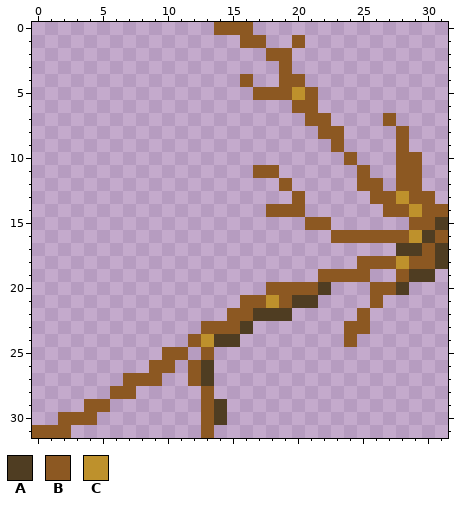
A pixel-art sprite gets an edit: resources/plant_parts/branch5.png. Above: the version before the commit.
The file is 32x32 pixels.
Palette (. is transparent): A #4f3d22  B #8c5822  C #be912c
Pixels before, first column x 0:
 0 ..............BBB...............
 1 ................BB..B...........
 2 ..................BB............
 3 ...................B............
 4 ................B..BB...........
 5 .................BBBCB..........
 6 ....................BB..........
 7 .....................BB....B....
 8 ......................BB....B...
 9 .......................B....B...
10 ........................B...BB..
11 .................BB......B..BB..
12 ...................B.....BB.BB..
13 ....................B.....BBCBB.
14 ..................BBB......BBCBB
15 .....................BB......BBA
16 .......................BBBBBBCAB
17 ............................AABA
18 .........................BBBCBBA
19 ......................BBBB..BAA.
20 ..................BBBBA...BBA...
21 ................BBCBAA....B.....
22 ...............BBAAA.....B......
23 .............BBBA.......BB......
24 ............BCAA........B.......
25 ..........BB.B..................
26 .........BB.BA..................
27 .......BBB..BA..................
28 ......BB.....B..................
29 ....BB.......BA.................
30 ..BBB........BA.................
31 BBB..........B..................
After the commit:
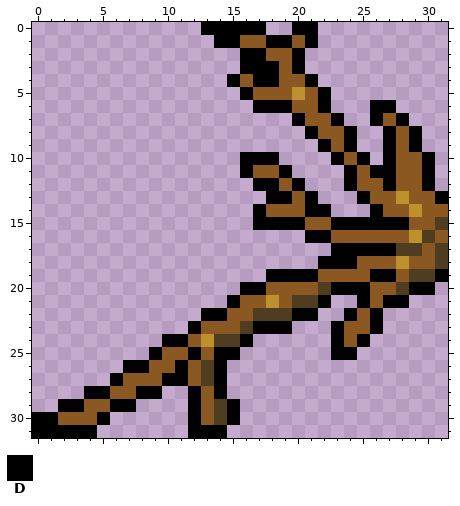
Colours new in this view: D #000000
The edit:
Colour D is added in row 0 at x 13, 17 and 20 to 21; in row 1 at x 14 to 15, 18 to 19 and 21; in row 2 at x 16 to 17 and 20; in row 3 at x 16 to 18 and 20; in row 4 at x 15, 17 to 18 and 21; in row 5 at x 16 and 22.
Colour D is added in row 6 at x 17 to 19, 22 and 26 to 27; in row 7 at x 20, 23, 26 and 28; in row 8 at x 21, 24, 27 and 29; in row 9 at x 22, 24, 27 and 29; in row 10 at x 16 to 18, 23, 25, 27 and 30; in row 11 at x 16, 19, 24, 26 to 27 and 30.
Colour D is added in row 12 at x 17 to 18, 20, 24, 27 and 30; in row 13 at x 18 to 19, 21, 25 and 31; in row 14 at x 17, 21 to 22 and 26; in row 15 at x 17 to 20 and 23 to 28; in row 16 at x 21 to 22; in row 17 at x 23 to 27.
Colour D is added in row 18 at x 22 to 24; in row 19 at x 18 to 21, 26 to 27 and 31; in row 20 at x 16 to 17, 23 to 25 and 29 to 30; in row 21 at x 15, 22, 25 and 27 to 28; in row 22 at x 13 to 14, 20 to 21, 24 and 26; in row 23 at x 12, 17 to 19, 23 and 26.
Colour D is added in row 24 at x 10 to 11, 16, 23 and 25; in row 25 at x 9, 12, 14 to 15 and 23 to 24; in row 26 at x 7 to 8, 11 and 14; in row 27 at x 6, 10 to 11 and 14; in row 28 at x 4 to 5, 8 to 9, 12 and 14; in row 29 at x 2 to 3, 6 to 7, 12 and 15.
Colour D is added in row 30 at x 0 to 1, 5, 12 and 15; in row 31 at x 3 to 4, 12 and 14.
Colour D replaces colour B in row 0 at x 14 to 16; in row 31 at x 0 to 2 and 13.
Where, in picture pixels (left, top, right, bottom), the same in both pictures:
changed: (32, 22, 448, 438)
